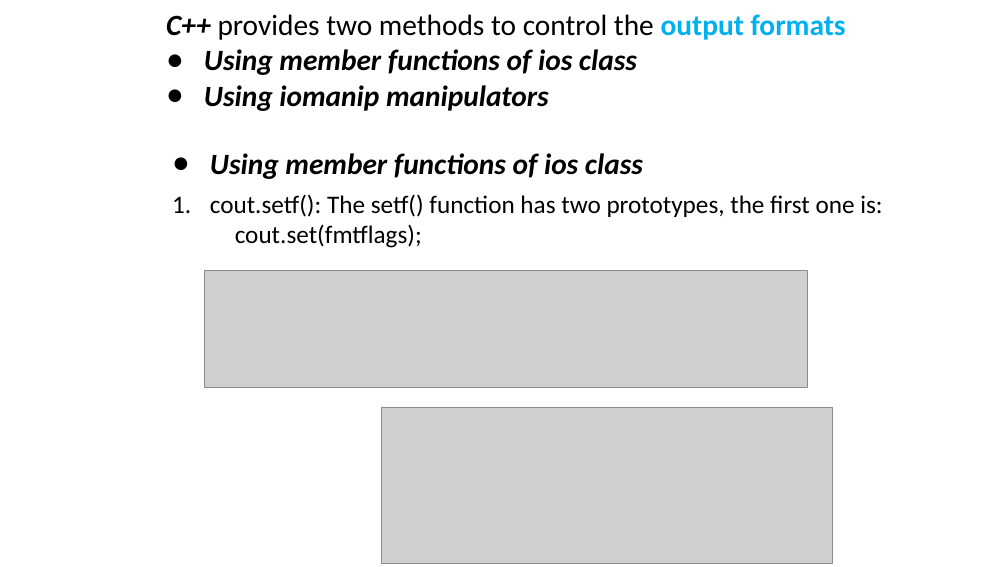
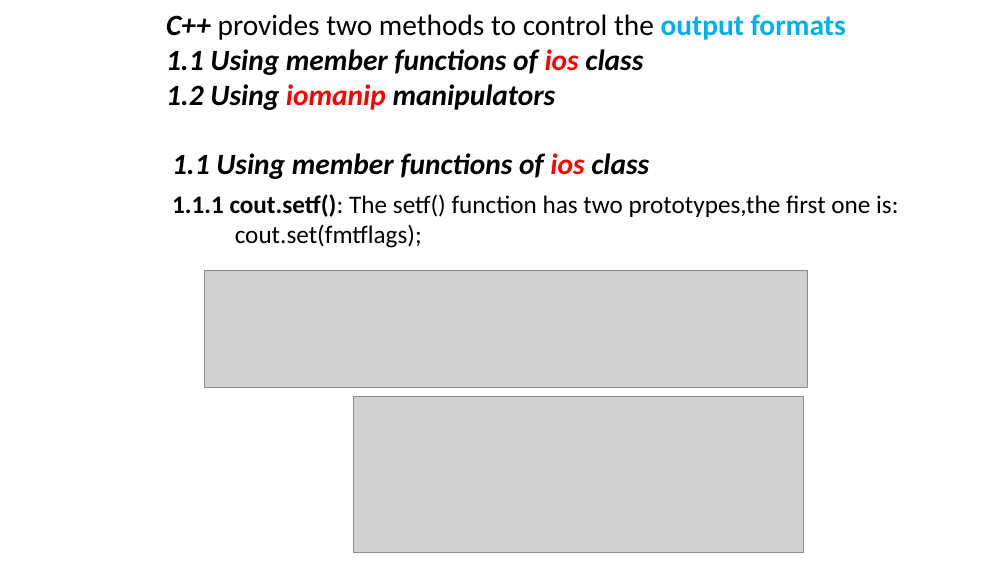
Before and after one commit to ShiqiYu/CPP, a slide deck: slide 4 of week02/Lab02.pptx (slide 3 before the commit). Drawn at 1008x567 pixels with LibreOffice and Linux fonts; fonts in the diff are those of the drawing; grey boxes stand for pictures; background and template pictures are left out. Boxes give left, top, right and bottom in pixels: in the first picture for what was removed or moved away, otherwise in the second. Text is boxed around its words. In the diff, an @@ line names an element or a change of style, - is before the commit and + after.

```diff
--- a/week02/Lab02.pptx
+++ b/week02/Lab02.pptx
@@ text at (166, 49, 643, 110): text changed @@
-● Using member functions of ios class
-● Using iomanip manipulators
+1.1 Using member functions of ios class
+1.2 Using iomanip manipulators
@@ text at (172, 153, 649, 179): text changed @@
-● Using member functions of ios class
+1.1 Using member functions of ios class
@@ text at (172, 194, 898, 217): text changed @@
-1. cout.setf(): The setf() function has two prototypes, the first one is:
+1.1.1 cout.setf(): The setf() function has two prototypes,the first one is:
@@ picture: place and size @@
-picture at (382, 407, 833, 563)
+picture at (353, 396, 804, 553)
```
Also in this commit, not shown: 11 other slides changed, 11 slides added, 3 other files.
